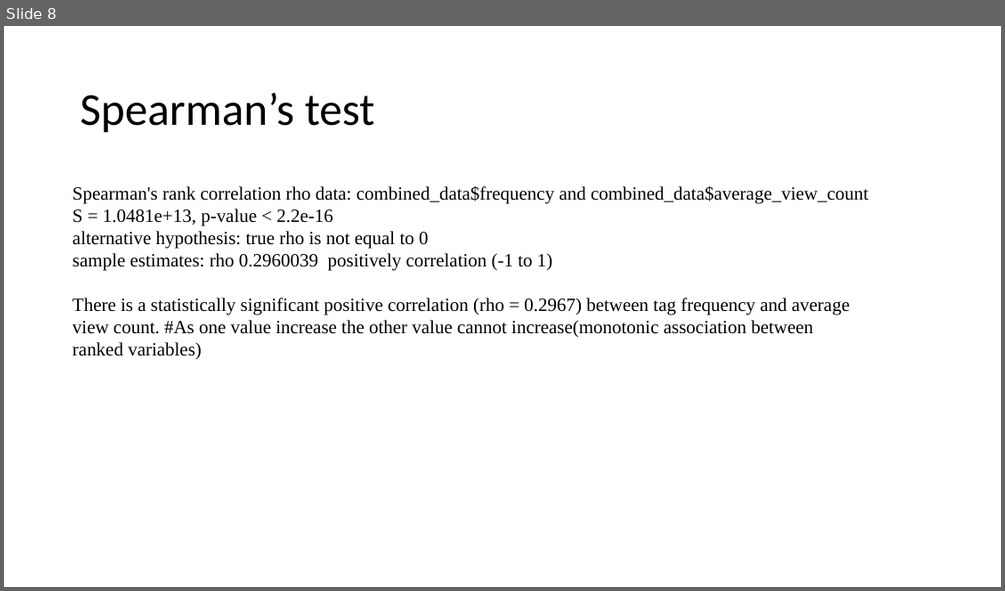
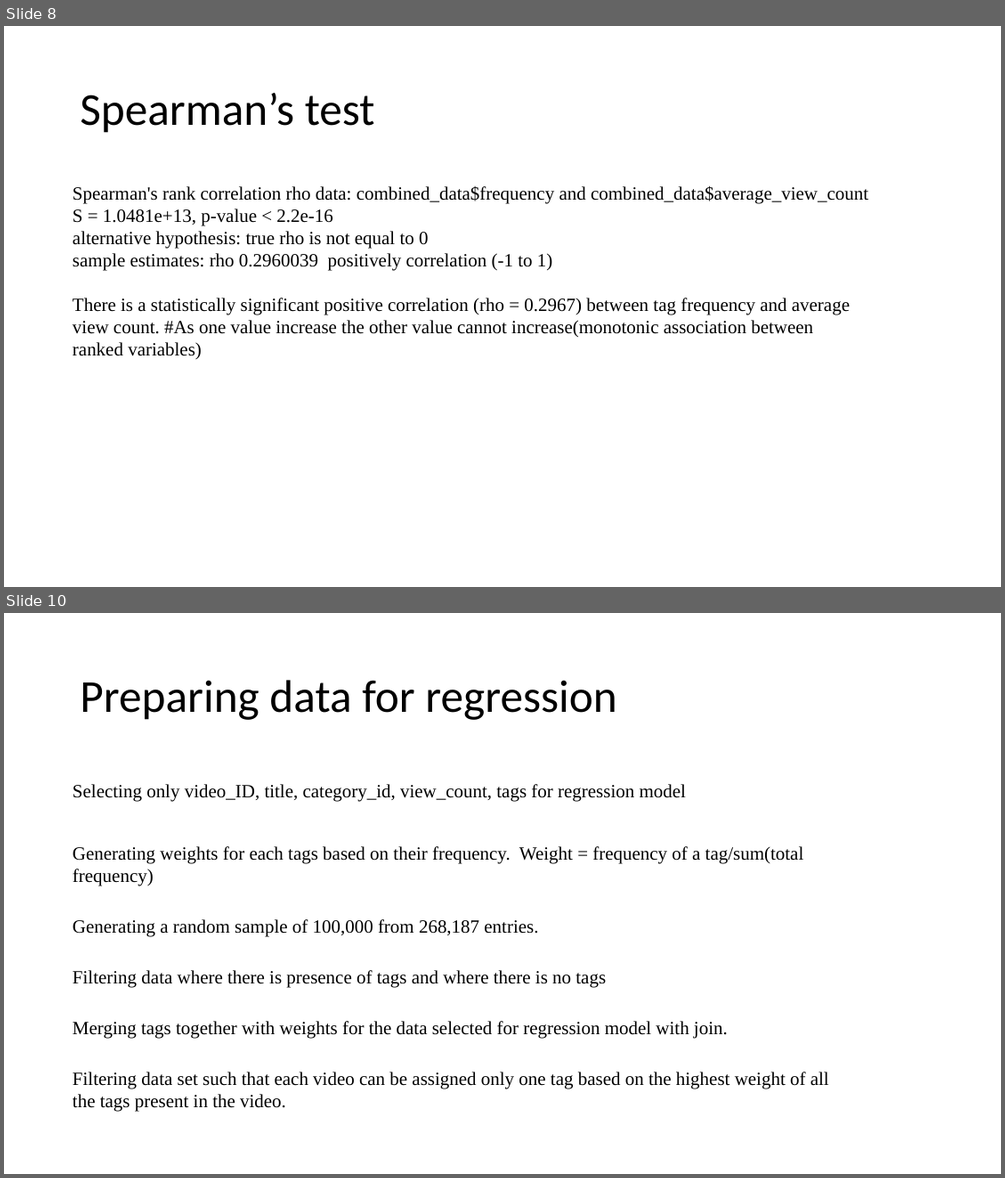
Before and after one commit to KaushalGuragai/Kguragain_R_Project, a slide deck: R Project.pptx. Shown one above the other, each under a label of ours: slide 8 before the commit, slides 8 and 10 after it; the slides between them are not shown. The pictures are 1005x591 and 1005x1178 pixels, drawn with LibreOffice and Linux fonts; fonts in the diff are those of the drawing. Boxes give left, top, right and bottom in pixels: in the first picture for what was removed or moved away, otherwise in the second. Text is boxed around its words. In the diff, an @@ line names an element or a change of style, - is before the commit and + after.

```diff
--- a/R Project.pptx
+++ b/R Project.pptx
@@ slide 10 added at [4,613,1001,1174], background #FFFFFF @@
@@ title added at [80,680,617,720], 44 pt, text #000000 @@
+Preparing data for regression
@@ text added at [73,784,686,802], 18 pt, text #000000 @@
+Selecting only video_ID, title, category_id, view_count, tags for regression model
@@ text added at [73,846,804,886], 18 pt, text #000000 @@
+Generating weights for each tags based on their frequency. Weight = frequency of a tag/sum(total frequency)
@@ text added at [73,919,538,937], 18 pt, text #000000 @@
+Generating a random sample of 100,000 from 268,187 entries.
@@ text added at [73,970,606,988], 18 pt, text #000000 @@
+Filtering data where there is presence of tags and where there is no tags
@@ text added at [73,1021,728,1038], 18 pt, text #000000 @@
+Merging tags together with weights for the data selected for regression model with join.
@@ text added at [73,1071,829,1111], 18 pt, text #000000 @@
+Filtering data set such that each video can be assigned only one tag based on the highest weight of all the tags present in the video.
```
Also in this commit, not shown: 2 slides changed, 6 other slides added, 1 slide removed, 8 other files.
